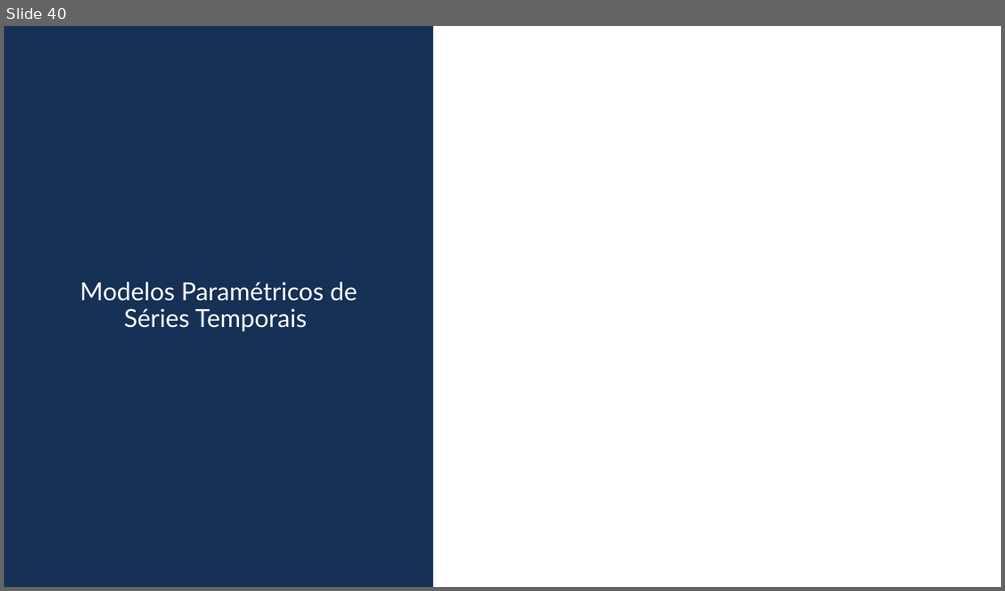
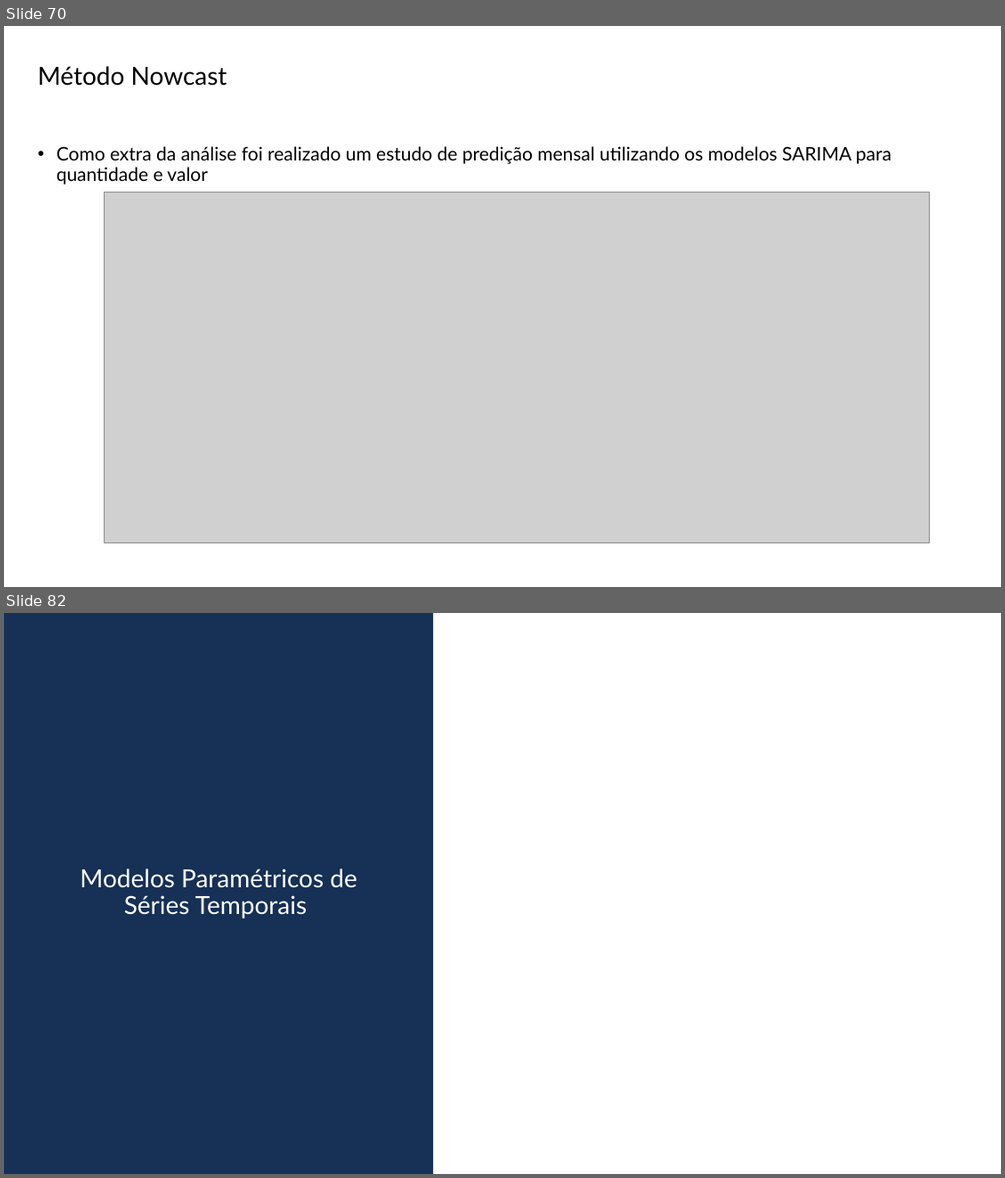
Before and after one commit to Daniel-Alexandre-Ramazzotte/Modelo-Vendas-Diario, a slide deck: Apresentacao/Projecao de Vendas Definição Modelo v2.pptx. Shown one above the other, each under a label of ours: slide 40 before the commit, slides 70 and 82 after it; the slides between them are not shown. The pictures are 1005x591 and 1005x1178 pixels, drawn with LibreOffice and Linux fonts; fonts in the diff are those of the drawing; grey boxes stand for pictures; background and template pictures are left out. Boxes give left, top, right and bottom in pixels: in the first picture for what was removed or moved away, otherwise in the second. Text is boxed around its words. In the diff, an @@ line names an element or a change of style, - is before the commit and + after.

```diff
--- a/Apresentacao/Projecao de Vendas Definição Modelo v2.pptx
+++ b/Apresentacao/Projecao de Vendas Definição Modelo v2.pptx
@@ slide 70 added at [4, 26, 1001, 587], background #FFFFFF @@
@@ title added at [38, 66, 227, 86], 24 pt, text #000000 @@
+Método Nowcast
@@ text added at [57, 146, 891, 184], 18 pt, text #000000 @@
+• Como extra da análise foi realizado um estudo de predição mensal utilizando os modelos SARIMA para quantidade e valor
@@ picture added at [105, 192, 929, 543] @@
@@ what was slide 40 is now slide 82 @@
```
Also in this commit, not shown: 14 slides changed, 67 other slides added, 11 slides removed, 50 other files.
